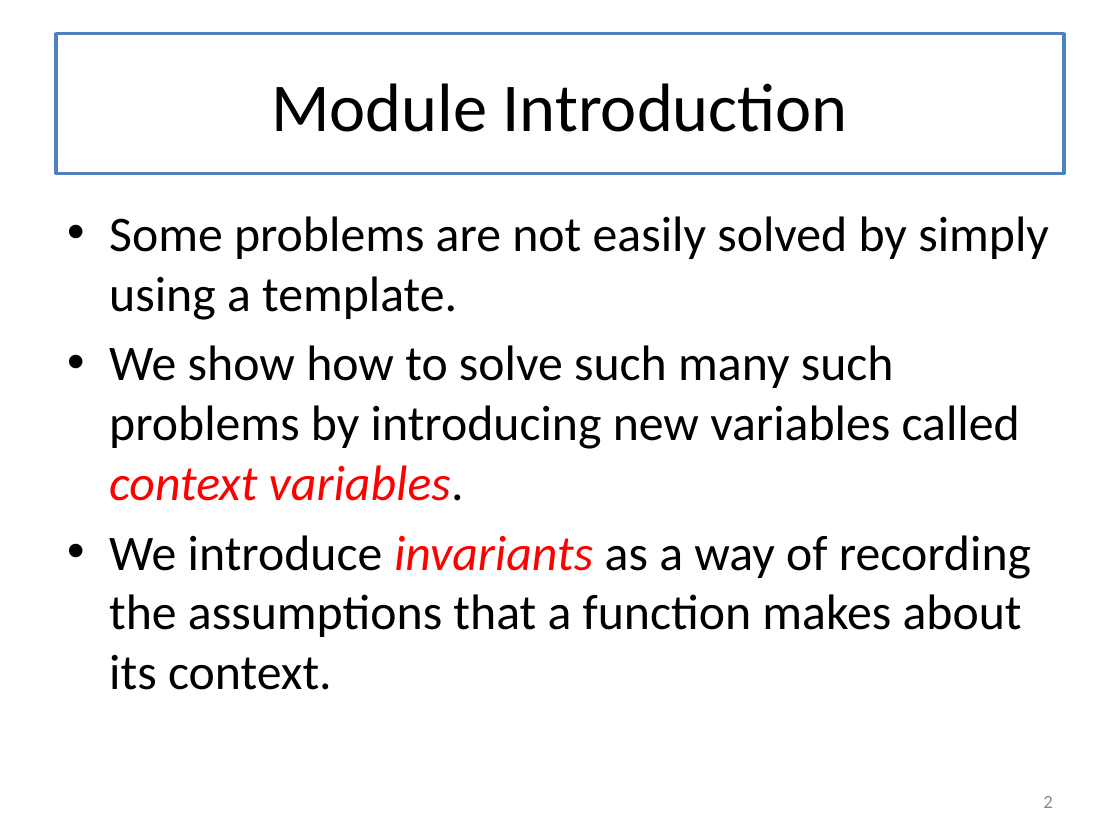
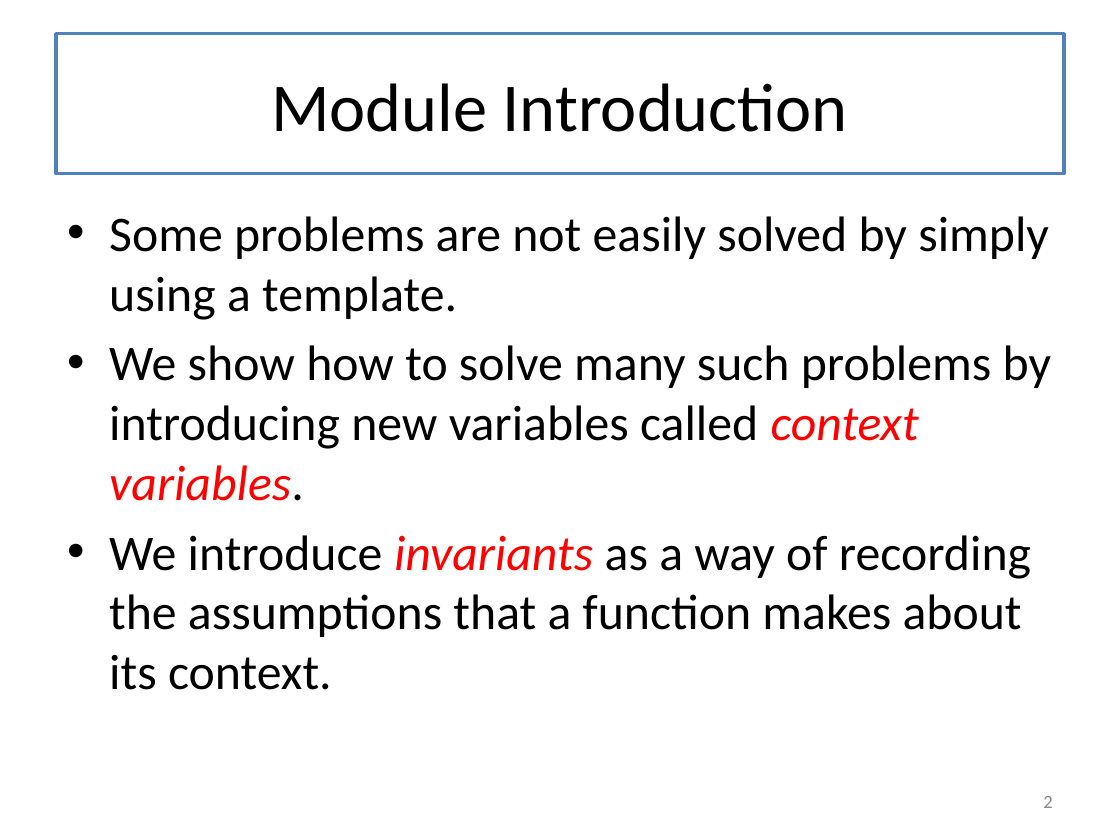
Before and after one commit to mwand/cs5010f16, a slide deck: slide 2 of Slides/Lesson 7.1 Solving Your Problem by Generalization.pptx. Drawn at 1120x840 pixels with LibreOffice and Linux fonts; fonts in the diff are those of the drawing. Boxes give left, top, right and bottom in pixels: in the first picture for what was removed or moved away, otherwise in the second. Text is boxed around its words. In the diff, an @@ line names an element or a change of style, - is before the commit and + after.

```diff
--- a/Slides/Lesson 7.1 Solving Your Problem by Generalization.pptx
+++ b/Slides/Lesson 7.1 Solving Your Problem by Generalization.pptx
@@ text at box(109, 345, 1051, 501): text changed @@
-• We show how to solve such many such problems by introducing new variables called context variables.
+• We show how to solve many such problems by introducing new variables called context variables.
```
Also in this commit, not shown: 2 other slides changed, 3 other files.
